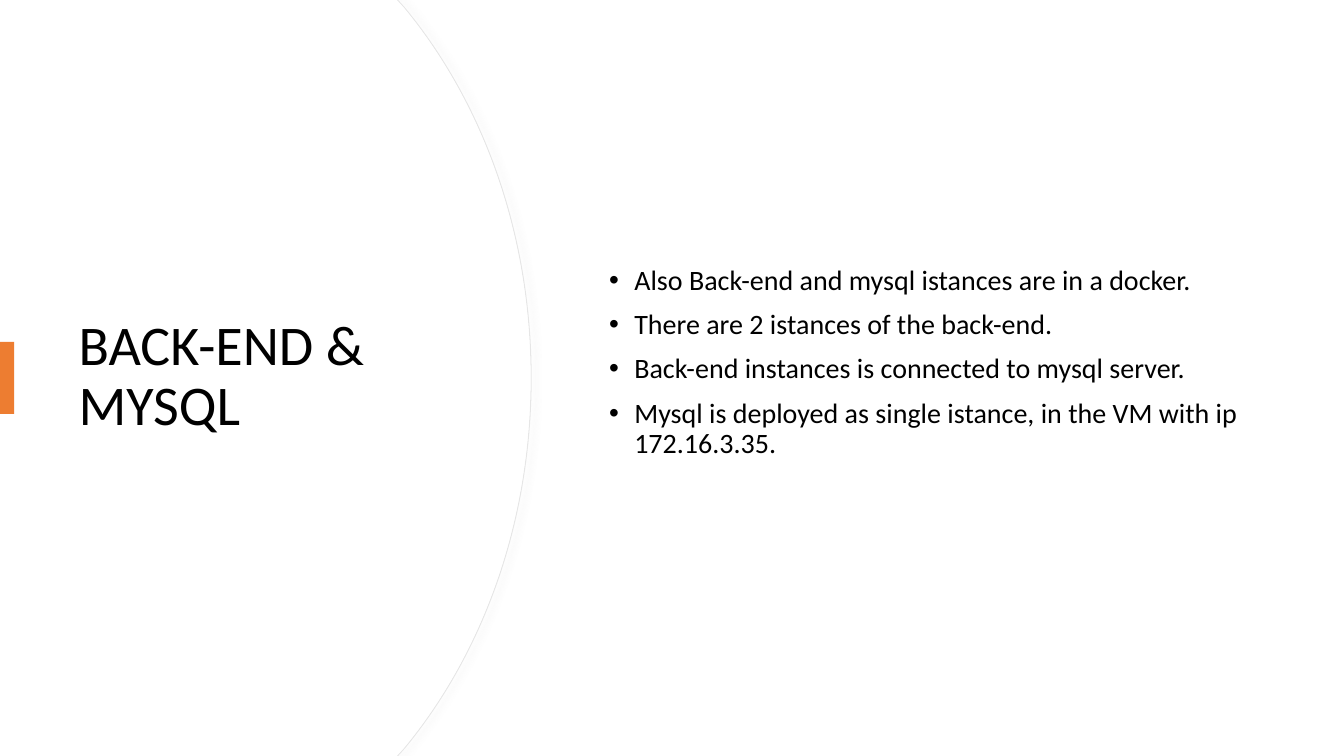
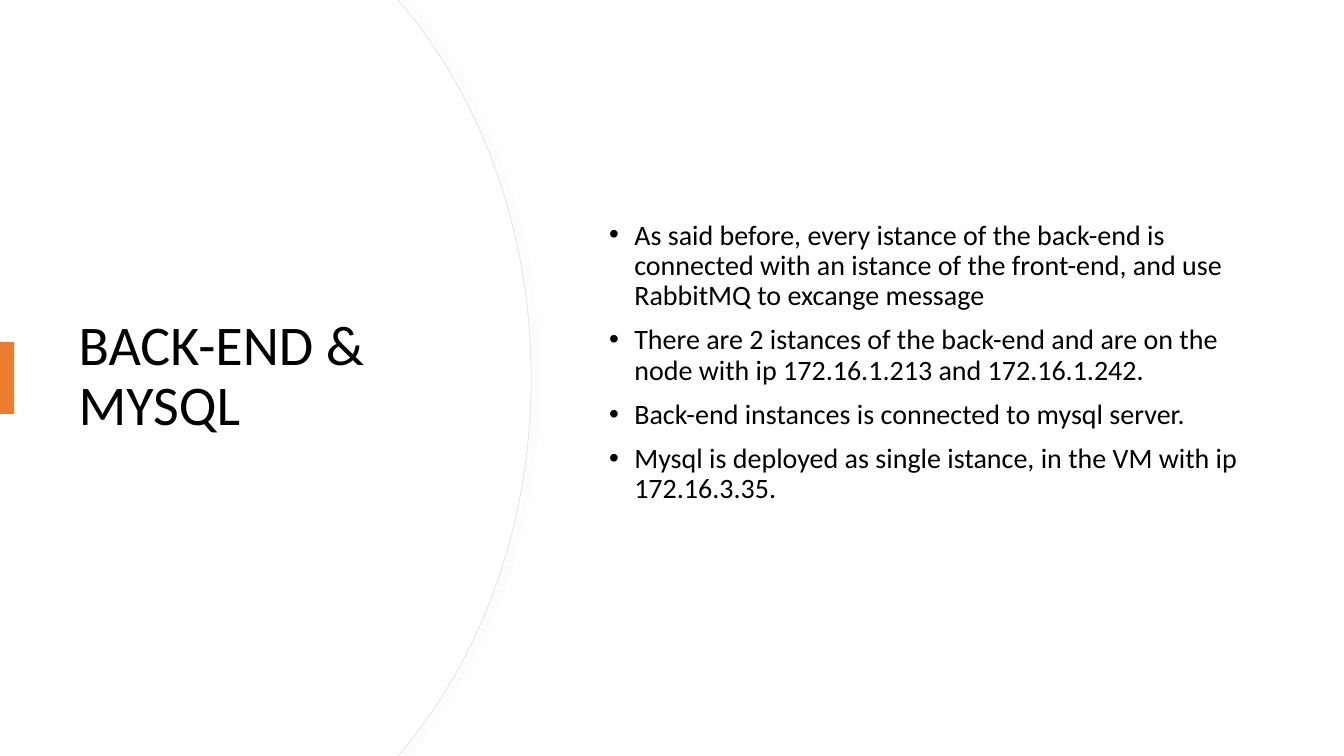
Before and after one commit to unipi-fr/CloudProgramming, a slide deck: slide 7 of Presentazione/CCPresentation.pptx (slide 6 before the commit). Drawn at 1344x756 pixels with LibreOffice and Linux fonts; fonts in the diff are those of the drawing. Boxes give left, top, right and bottom in pixels: in the first picture for what was removed or moved away, otherwise in the second. Text is boxed around its words. In the diff, an @@ line names an element or a change of style, - is before the commit and + after.

```diff
--- a/Presentazione/CCPresentation.pptx
+++ b/Presentazione/CCPresentation.pptx
@@ text at [634,225,1222,385]: text changed @@
-• Also Back-end and mysql istances are in a docker.
-• There are 2 istances of the back-end.
+• As said before, every istance of the back-end is connected with an istance of the front-end, and use RabbitMQ to excange message
+• There are 2 istances of the back-end and are on the node with ip 172.16.1.213 and 172.16.1.242.
```
Also in this commit, not shown: 4 other slides changed, 1 slide added, 2 other files.
